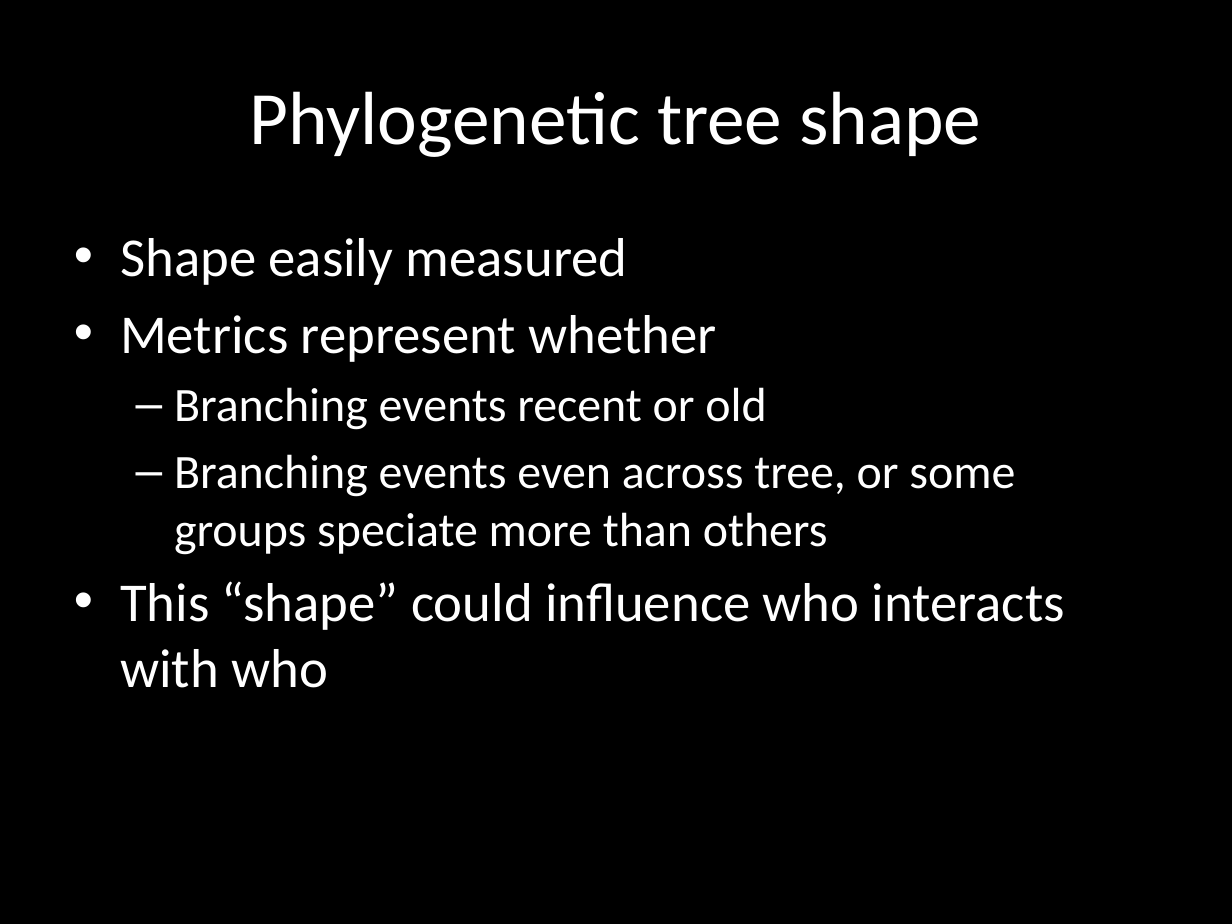
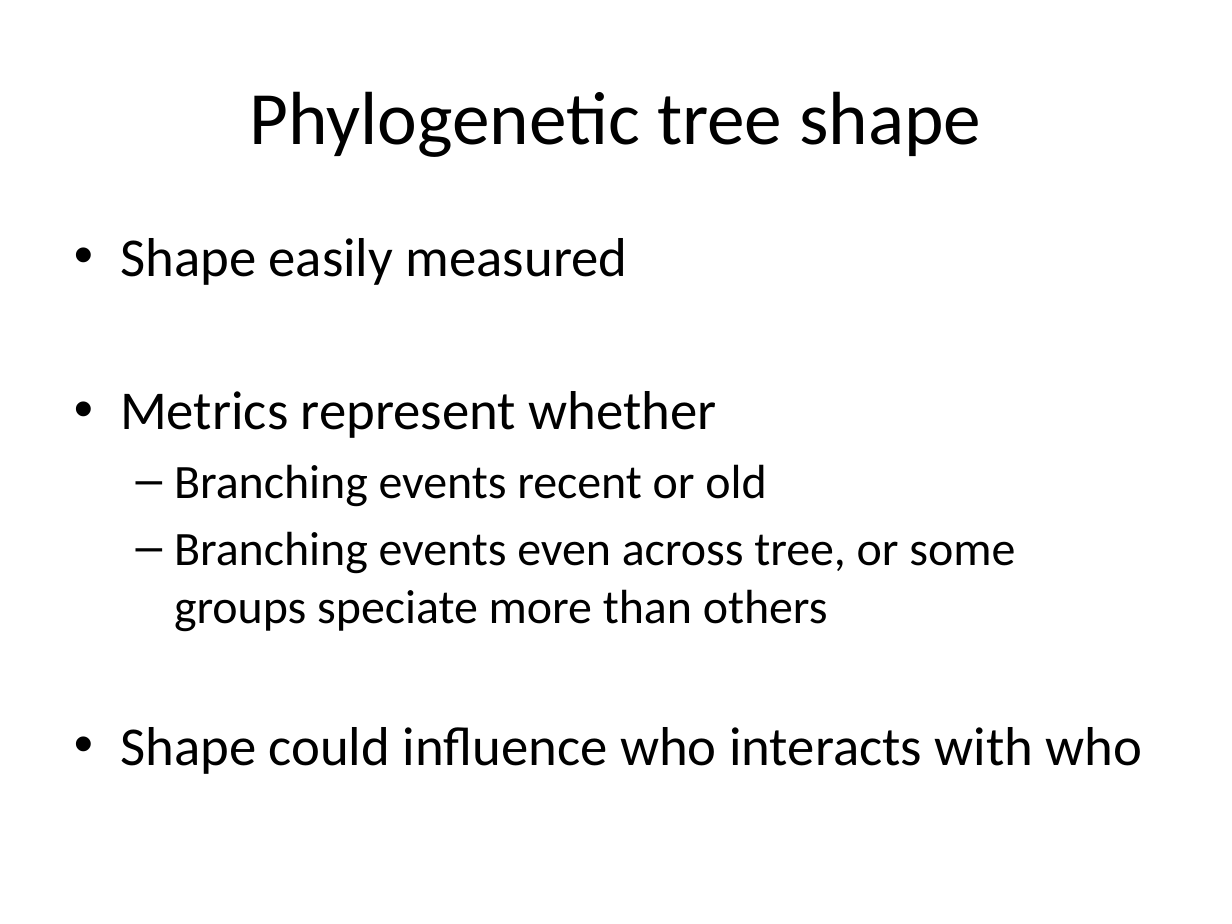
Before and after one commit to sckott/talks, a slide deck: slide 26 of canpolintalk/scott.pptx (slide 16 before the commit). Drawn at 1232x924 pixels with LibreOffice and Linux fonts; fonts in the diff are those of the drawing. Boxes give left, top, right and bottom in pixels: in the first picture for what was removed or moved away, otherwise in the second. Text is boxed around its words. In the diff, an @@ line names an element or a change of style, - is before the commit and + after.

```diff
--- a/canpolintalk/scott.pptx
+++ b/canpolintalk/scott.pptx
@@ background #000000 to #FFFFFF @@
@@ title "Phylogenetic tree shape" at <box>250,91,981,157</box>: text colour #FFFFFF to #000000 @@
@@ text at <box>120,238,1015,632</box>: text colour #FFFFFF to #000000 in "Shape easily measured", "Metrics represent whether", "Branching events recent or old", "Branching events even across tree, or some ..." @@
@@ text at <box>120,727,1143,774</box>: text changed; text colour #FFFFFF to #000000 @@
-• This “shape” could influence who interacts with who
+• Shape could influence who interacts with who
```
Also in this commit, not shown: 15 other slides changed, 14 slides added, 2 slides removed, 11 other files.
